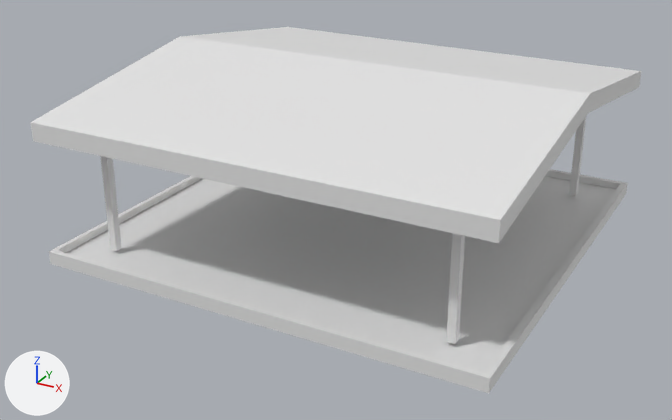
Before and after pictures for a commit that changed the Blender file Ms. Mahmoodi Folder/RUSHANAEI/sayehban.blend.
Camera for both pictures: a 50 mm lens placed at (1157.0, -2249.0, 1049.0), pointed at (-29.0, -92.0, -29.0). Arrows for +X, +Y and +Z are at lower left; the lights stay in place. The first picture is the older version.

The scene before the commit, as lines of its bpy script (objects in view):
```python
me_cube_001 = bpy.data.meshes.new('Cube.001')
me_cube_001.from_pydata(...)  # 16 vertices, 14 faces; spans x -0.21..0.21, y -0.21..0.21, z -0.21..7.65
me_cube_002 = bpy.data.meshes.new('Cube.002')
me_cube_002.from_pydata(...)  # 16 vertices, 14 faces; spans x -0.21..0.21, y -0.21..0.21, z -0.21..7.65
me_cube_004 = bpy.data.meshes.new('Cube.004')
me_cube_004.from_pydata(...)  # 16 vertices, 14 faces; spans x -0.21..0.21, y -0.21..0.21, z -0.21..7.65
me_plane = bpy.data.meshes.new('Plane')
me_plane.from_pydata(...)  # 52 vertices, 40 faces, 2 loose edges; spans x -12.5..12.5, y -12.4..12.6, z -8.3..1.5
ob_cube = bpy.data.objects.new('Cube', me_cube_001)
ob_cube.location = (502.0, -501.0, -78.0)
ob_cube.scale = (50.9, 50.9, 50.9)
ob_cube_001 = bpy.data.objects.new('Cube.001', me_cube_002)
ob_cube_001.location = (502.0, 499.0, -78.0)
ob_cube_001.scale = (50.9, 50.9, 50.9)
ob_cube_003 = bpy.data.objects.new('Cube.003', me_cube_004)
ob_cube_003.location = (-501.0, -501.0, -78.0)
ob_cube_003.scale = (50.9, 50.9, 50.9)
ob_plane = bpy.data.objects.new('Plane', me_plane)
ob_plane.location = (3.0, 4.0, 311.0)
ob_plane.scale = (50.9, 50.9, 50.9)
```
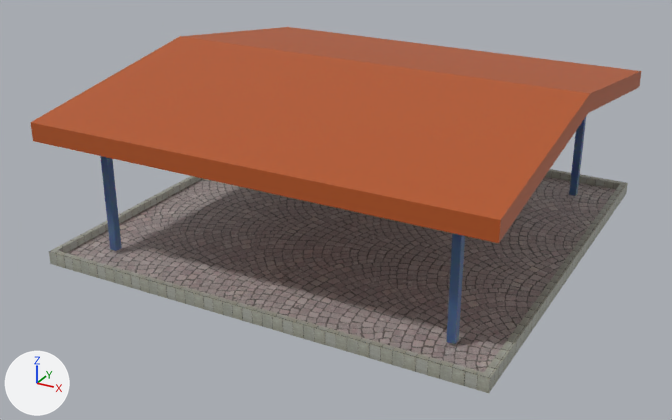
Commit message: add materials to sayehban

The change, as a list of edits to the scene's bpy script:
```text
Add img_05_concrete_mway_side_jpg5ac5788d_c995_4c22_a783_850124594bb3la:
    img_05_concrete_mway_side_jpg5ac5788d_c995_4c22_a783_850124594bb3la = load_image('05_CONCRETE_MWAY_SIDE.jpg5ac5788d-c995-4c22-a783-850124594bb3La', '../../University Environment Assets/Road/Tex/05_CONCRETE_MWAY_SIDE.jpg5ac5788d-c995-4c22-a783-850124594bb3Larger.jpg', 600, 217, 'sRGB')
Add img_shoe_stones___www_irandwg_com__7__jpg:
    img_shoe_stones___www_irandwg_com__7__jpg = load_image('Shoe Stones - www.IranDWG.com (7).jpg', '../../University Environment Assets/Road/Tex/Shoe Stones - www.IranDWG.com (7).jpg', 700, 700, 'sRGB')
Add mat_material_001:
    mat_material_001 = principled_material('Material.001')
    mat_material_001.base_color = (0.467, 0.0927, 0.0158)  # orange #b65622
Add mat_material_002:
    mat_material_002 = principled_material('Material.002')
    mat_material_002.texture = img_05_concrete_mway_side_jpg5ac5788d_c995_4c22_a783_850124594bb3la
Add mat_asphalt:
    mat_asphalt = principled_material('Asphalt')
    mat_asphalt.texture = img_shoe_stones___www_irandwg_com__7__jpg
Add mat_blue:
    mat_blue = principled_material('Blue')
    mat_blue.base_color = (0.0927, 0.174, 0.347)  # blue #56749f
    mat_blue.metallic = 0.516
    mat_blue.roughness = 0.718
    mat_blue.subsurface_weight = 1.0
    mat_blue.subsurface_radius = (3.7, 2.1, 0.0)
    mat_blue.subsurface_scale = 0.0772
    mat_blue.sheen_weight = 0.153
Change me_cube_001:
    where me_cube_001.from_pydata(...)  # 16 vertices, 14 faces; spans x -0.21..0.21, y -0.21..0.21, z -0.21..7.65
    add me_cube_001.materials.append(mat_blue)  # blue #56749f
Change me_cube_002:
    where me_cube_002.from_pydata(...)  # 16 vertices, 14 faces; spans x -0.21..0.21, y -0.21..0.21, z -0.21..7.65
    add me_cube_002.materials.append(mat_blue)  # blue #56749f
Change me_cube_004:
    where me_cube_004.from_pydata(...)  # 16 vertices, 14 faces; spans x -0.21..0.21, y -0.21..0.21, z -0.21..7.65
    add me_cube_004.materials.append(mat_blue)  # blue #56749f
Change me_plane:
    where me_plane.from_pydata(...)  # 52 vertices, 40 faces, 2 loose edges; spans x -12.5..12.5, y -12.4..12.6, z -8.3..1.5
    used by ob_plane; location = (3.0, 4.0, 311.0); scale = (50.9, 50.9, 50.9)
    me_plane part 1: all 13 faces centred in x -12.4..12.4, y -12.4..12.4, z -0.9..0.6 switch from no material to mat_material_001 (orange #b65622)
    me_plane part 2: 26 of the faces centred in x -12.5..12.5, y -12.3..12.6, z -8.3..-7.6 switch from no material to mat_material_002 (picture img_05_concrete_mway_side_jpg5ac5788d_c995_4c22_a783_850124594bb3la)
    me_plane part 3: the 1 face centred in x 0.0, y 0.1, z -8.0 switches from no material to mat_asphalt (picture img_shoe_stones___www_irandwg_com__7__jpg)
    add me_plane.materials.append(mat_asphalt)  # picture img_shoe_stones___www_irandwg_com__7__jpg
```

Changed parts and their boxes [x1, y1, x2, y2] in the pictures (672 x 420 px):
'Cube', recoloured (white to blue): [446, 233, 465, 344] in both
'Cube.003', recoloured (white to blue): [100, 156, 122, 251] in both
'Cube.001', recoloured (white to blue): [569, 117, 586, 196] in both
part 1 of me_plane, recoloured (white to orange): [30, 27, 641, 243] in both
part 2 of me_plane, recoloured: [49, 169, 628, 393] in both
part 3 of me_plane, recoloured (white to grey): [67, 176, 616, 372] in both
